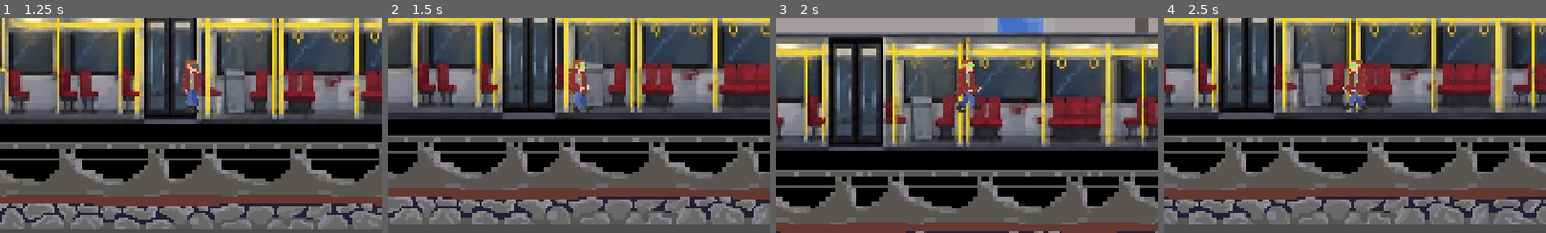
Above: before the commit, frames 1-4 (left to right).
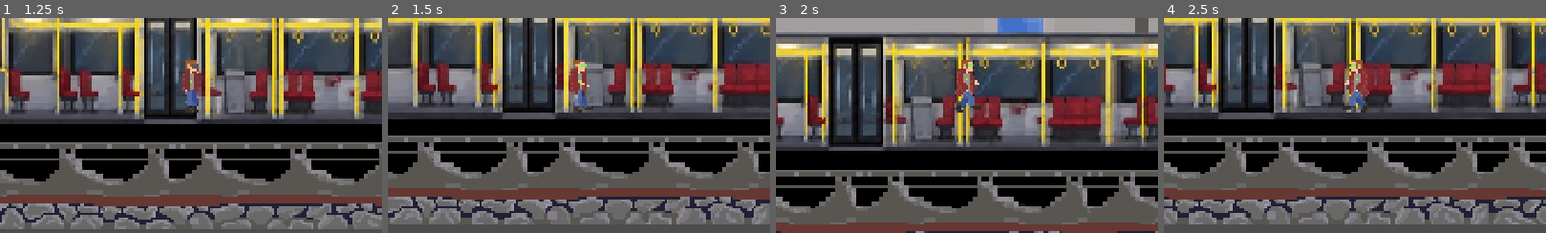
Above: after the commit, the same moments.

Repository: NetoCZ/Metro
Game: Godot game, scene res://Scenes/metro_main.tscn
The game is run twice, just before and just after one commit, with the same random seed, the same clock (stepped at 60 frames per second) and the same inputs.
Inputs:
- Up to frame 1 (1.25 s): hold D (move_right) from 0.53 s (still down); hold F (attack, bound only after the commit) from 0.53 s (still down); tap Space (move_jump) at 0.77 s
- Up to frame 2 (1.5 s): keep holding D (move_right); release F (attack, bound only after the commit) at 1.28 s; tap F (attack, bound only after the commit) at 1.35 s
- Up to frame 3 (2 s): keep holding D (move_right); tap Space (move_jump) at 1.52 s
- Up to frame 4 (2.5 s): release D (move_right) at 2.03 s; hold A (move_left) from 2.03 s (still down); hold F (attack, bound only after the commit) from 2.03 s (still down)
The pictures show only the part of the screen within x 25-75%, y 34-84%; the shares and areas given below are measured in that part.

Frame 1 is identical in both runs. In frame 2, 0.5% of the frame differs, in the area x 47-54%, y 21-44%; in frame 3, 0.5%; in frame 4, 0.5%.

Commit message:
jebeme to

Diff:
--- a/Scenes/Player/PlayerMain.gd
+++ b/Scenes/Player/PlayerMain.gd
@@ -1,11 +1,31 @@
-extends Node
+extends CharacterBody2D
+
+@export var starting_weapon: WeaponData
+
+@onready var weapon_holder: Node2D = $WeaponHolder
+
+var current_weapon: BaseWeapon
+
+func _ready() -> void:
+	if starting_weapon != null:
+		equip_weapon(starting_weapon)
 
 
-# Called when the node enters the scene tree for the first time.
-func _ready() -> void:
-	pass # Replace with function body.
+func equip_weapon(data: WeaponData) -> void:
+	if current_weapon != null:
+		current_weapon.queue_free()
+
+	var weapon_scene = preload(
+        "res://Scenes/Weapons/BaseWeapon.tscn"
+	)
+
+	current_weapon = weapon_scene.instantiate() as BaseWeapon
+
+	weapon_holder.add_child(current_weapon)
+	current_weapon.setup(data)
 
 
-# Called every frame. 'delta' is the elapsed time since the previous frame.
-func _process(delta: float) -> void:
-	pass
+func _unhandled_input(event: InputEvent) -> void:
+	if event.is_action_pressed("attack"):
+		if current_weapon != null:
+			current_weapon.attack()
--- a/Scenes/Player/player.tscn
+++ b/Scenes/Player/player.tscn
@@ -62,10 +62,4 @@
 [node name="Camera2D" type="Camera2D" parent="CharacterBody2D" unique_id=1439645780]
 scale = Vector2(1, 0.99999994)
 
-[node name="WeaponTemplate" type="Node" parent="." unique_id=146412386]
-
-[node name="Sprite2D" type="Sprite2D" parent="WeaponTemplate" unique_id=433118071]
-scale = Vector2(1.1785715, 1.1851852)
-
-[node name="Area2D" type="Area2D" parent="WeaponTemplate" unique_id=29408147]
-scale = Vector2(1.1785715, 1.1851852)
+[node name="weaponHolder" type="Node" parent="CharacterBody2D" unique_id=681804196]
--- a/Scenes/Weapons/BaseWeapon.tscn
+++ b/Scenes/Weapons/BaseWeapon.tscn
@@ -1,9 +1,13 @@
 [gd_scene format=3 uid="uid://dmg7yfrfwf8de"]
+
+[ext_resource type="Script" uid="uid://de2ppq45dql2h" path="res://Scenes/Weapons/BaseWeapon.gd" id="1_q4fon"]
 
 [sub_resource type="CircleShape2D" id="CircleShape2D_wdocy"]
 radius = 44.00455
 
 [node name="BaseWeapon" type="Node2D" unique_id=1070785524]
+scale = Vector2(1, 1.4000002)
+script = ExtResource("1_q4fon")
 
 [node name="Sprite2D" type="Sprite2D" parent="." unique_id=1629493186]
 
--- /dev/null
+++ b/Scenes/Weapons/Items/Ocelty.tres
@@ -0,0 +1,10 @@
+[gd_resource type="Resource" script_class="WeaponData" format=3 uid="uid://c18y7eb7qcvym"]
+
+[ext_resource type="Script" uid="uid://d13q10xet3mmd" path="res://Scenes/Weapons/WeaponData.gd" id="1_acw42"]
+
+[resource]
+script = ExtResource("1_acw42")
+weapon_name = "Tube"
+damage = 5
+attack_cooldown = 0.3
+metadata/_custom_type_script = "uid://d13q10xet3mmd"
--- a/Scenes/Weapons/Stick/Stick.tres
+++ b/Scenes/Weapons/Items/Stick.tres
@@ -1,11 +1,13 @@
 [gd_resource type="Resource" script_class="WeaponData" format=3 uid="uid://ctknop1brmsvu"]
 
 [ext_resource type="Script" uid="uid://d13q10xet3mmd" path="res://Scenes/Weapons/WeaponData.gd" id="1_3xbkr"]
+[ext_resource type="Texture2D" uid="uid://dnvdp2lfaboyu" path="res://Assets/item_stick.png" id="2_nefwu"]
 
 [resource]
 script = ExtResource("1_3xbkr")
 weapon_name = "Stick"
 damage = 2
 attack_cooldown = 0.6
+weapon_texture = ExtResource("2_nefwu")
 attack_range = 20.0
 metadata/_custom_type_script = "uid://d13q10xet3mmd"
--- a/project.godot
+++ b/project.godot
@@ -17,6 +17,7 @@
 
 [autoload]
 
+DialogManager="*uid://dbmqvyarqpnp8"
 GameState="*uid://bydynf6cfrlvs"
 
 [display]
@@ -32,11 +33,6 @@
 
 [input]
 
-interact={
-"deadzone": 0.2,
-"events": [Object(InputEventKey,"resource_local_to_scene":false,"resource_name":"","device":-1,"window_id":0,"alt_pressed":false,"shift_pressed":false,"ctrl_pressed":false,"meta_pressed":false,"pressed":false,"keycode":0,"physical_keycode":69,"key_label":0,"unicode":101,"location":0,"echo":false,"script":null)
-]
-}
 move_right={
 "deadzone": 0.2,
 "events": [Object(InputEventKey,"resource_local_to_scene":false,"resource_name":"","device":-1,"window_id":0,"alt_press …(192 unchanged characters)…
@@ -52,6 +48,26 @@
 "events": [Object(InputEventKey,"resource_local_to_scene":false,"resource_name":"","device":-1,"window_id":0,"alt_press …(191 unchanged characters)…
 ]
 }
+interact={
+"deadzone": 0.2,
+"events": [Object(InputEventKey,"resource_local_to_scene":false,"resource_name":"","device":-1,"window_id":0,"alt_pressed":false,"shift_pressed":false,"ctrl_pressed":false,"meta_pressed":false,"pressed":false,"keycode":0,"physical_keycode":69,"key_label":0,"unicode":101,"location":0,"echo":false,"script":null)
+]
+}
+attack={
+"deadzone": 0.2,
+"events": [Object(InputEventKey,"resource_local_to_scene":false,"resource_name":"","device":-1,"window_id":0,"alt_pressed":false,"shift_pressed":false,"ctrl_pressed":false,"meta_pressed":false,"pressed":false,"keycode":0,"physical_keycode":70,"key_label":0,"unicode":102,"location":0,"echo":false,"script":null)
+]
+}
+weapon_1={
+"deadzone": 0.2,
+"events": [Object(InputEventKey,"resource_local_to_scene":false,"resource_name":"","device":-1,"window_id":0,"alt_pressed":false,"shift_pressed":false,"ctrl_pressed":false,"meta_pressed":false,"pressed":false,"keycode":0,"physical_keycode":49,"key_label":0,"unicode":49,"location":0,"echo":false,"script":null)
+]
+}
+weapon_2={
+"deadzone": 0.2,
+"events": [Object(InputEventKey,"resource_local_to_scene":false,"resource_name":"","device":-1,"window_id":0,"alt_pressed":false,"shift_pressed":false,"ctrl_pressed":false,"meta_pressed":false,"pressed":false,"keycode":0,"physical_keycode":50,"key_label":0,"unicode":50,"location":0,"echo":false,"script":null)
+]
+}
 
 [physics]
 
Binary file added: Assets/item_oceltyc.png
Not shown, added: Assets/item_oceltyc.png.import
Binary file added: Assets/item_stick.png
Not shown, added: Assets/item_stick.png.import
Binary file added: Assets/item_strikacka.png
Not shown, added: Assets/item_strikacka.png.import
Binary file changed: Scenes/Player/assets/run1.png
Binary file changed: Scenes/Player/assets/run2.png
Binary file changed: Scenes/Player/assets/run3.png
Binary file changed: Scenes/Player/assets/run4.png
